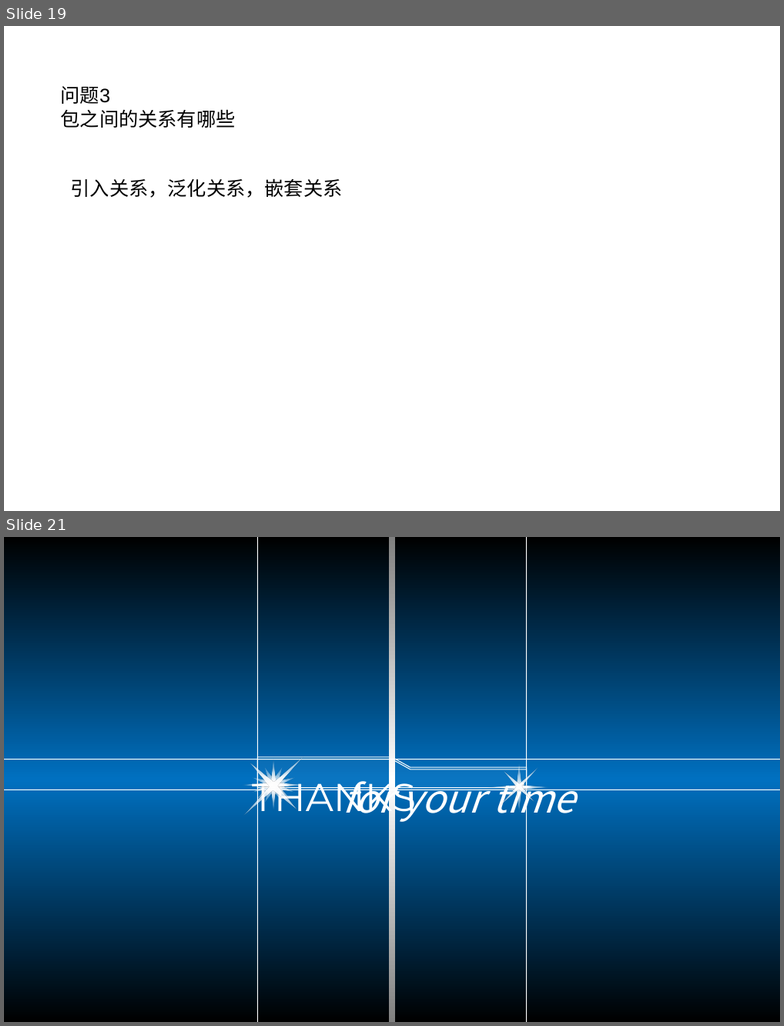
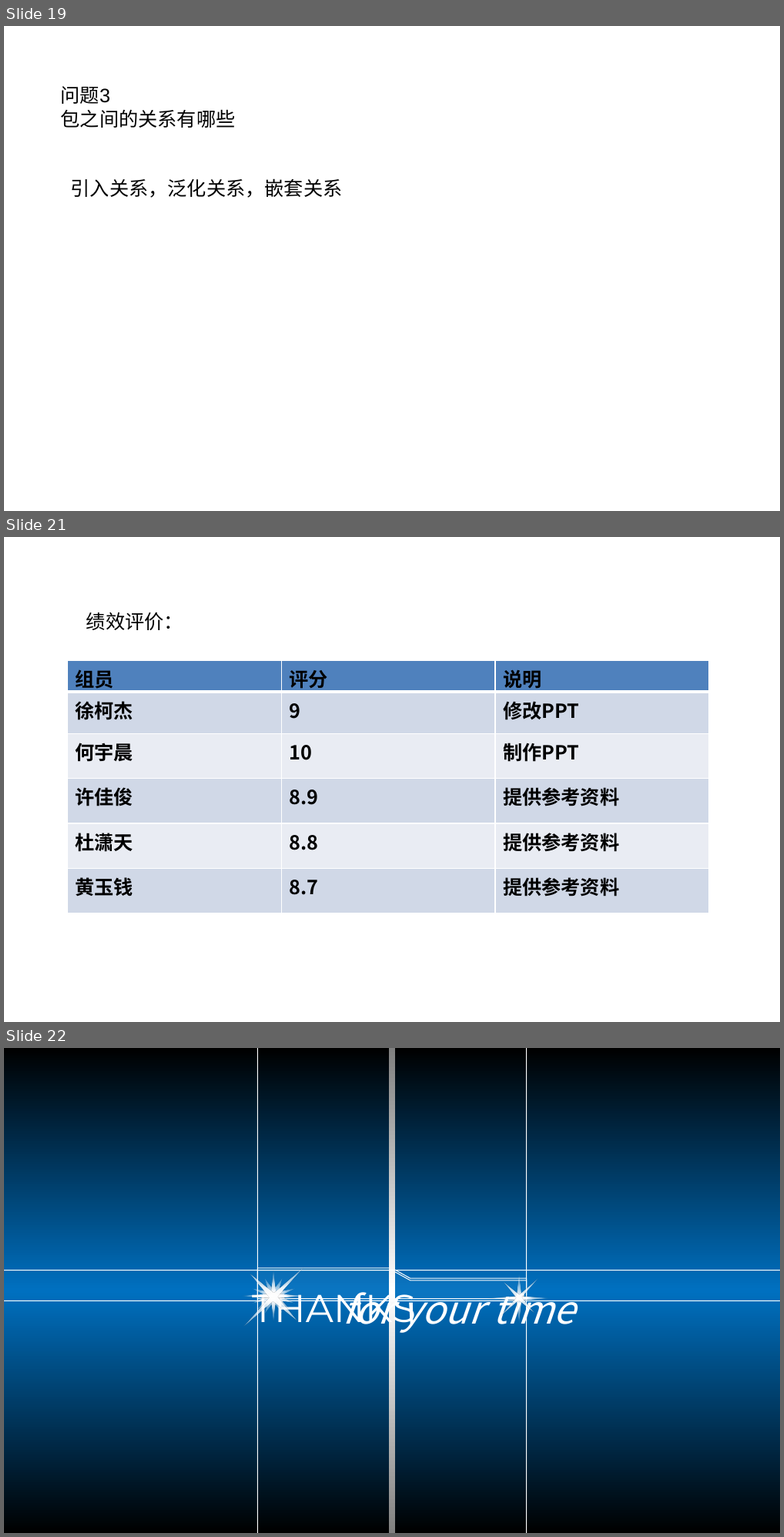
Before and after one commit to ToryXu0407/Project_yc, a slide deck: 翻转课堂/翻转课堂PPT.pptx. Shown one above the other, each under a label of ours: slides 19 and 21 before the commit, slides 19, 21 and 22 after it; the slides between them are not shown. The pictures are 784x1026 and 784x1537 pixels, drawn with LibreOffice and Linux fonts; fonts in the diff are those of the drawing. Boxes give left, top, right and bottom in pixels: in the first picture for what was removed or moved away, otherwise in the second. Text is boxed around its words. In the diff, an @@ line names an element or a change of style, - is before the commit and + after.

Commit message:
修改绩效评价，修改参考资料

```diff
--- a/翻转课堂/翻转课堂PPT.pptx
+++ b/翻转课堂/翻转课堂PPT.pptx
@@ slide 21 added at (x1=4, y1=537, x2=780, y2=1022), background #FFFFFF @@
@@ text added at (x1=86, y1=612, x2=183, y2=630), 18 pt, text #000000 @@
+绩效评价：
@@ table added at (x1=68, y1=660, x2=710, y2=914), 6 rows, 3 columns @@
+组员 | 评分 | 说明
+徐柯杰 | 9 | 修改PPT
+何宇晨 | 10 | 制作PPT
+许佳俊 | 8.9 | 提供参考资料
+杜潇天 | 8.8 | 提供参考资料
+黄玉钱 | 8.7 | 提供参考资料
@@ what was slide 21 is now slide 22 @@
```
Also in this commit, not shown: 1 other slide added, 1 slide removed.
